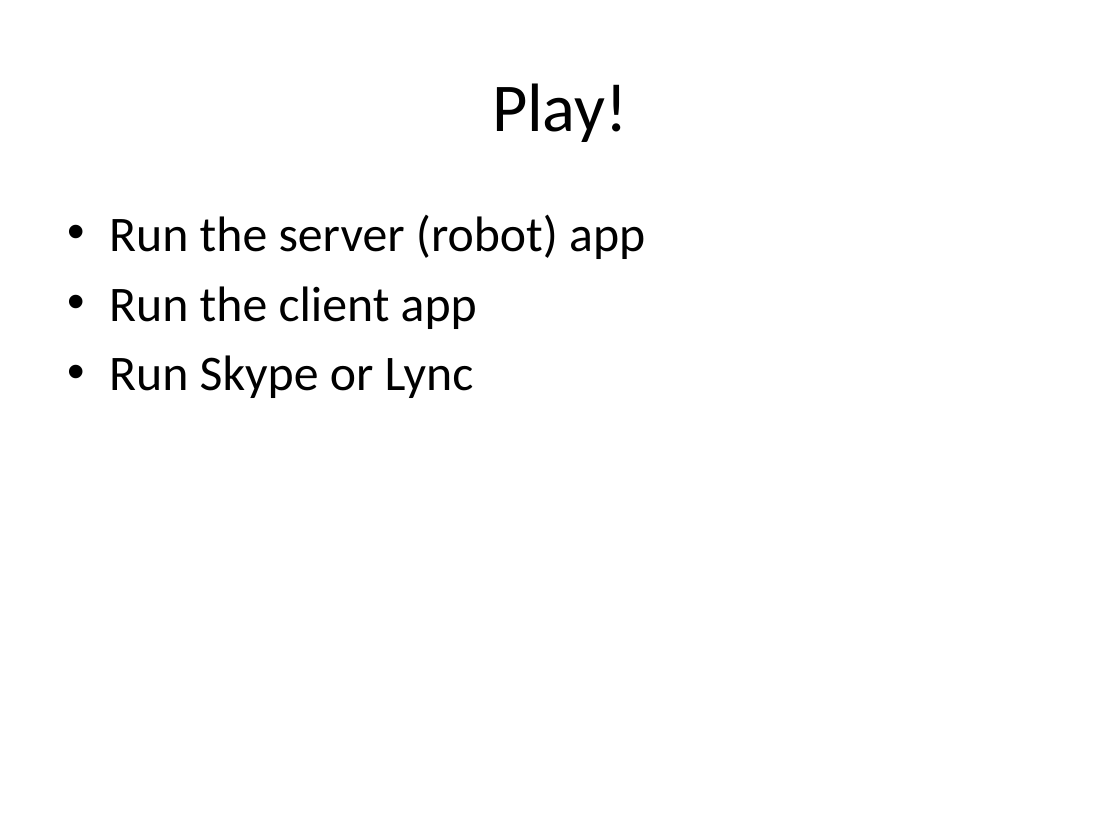
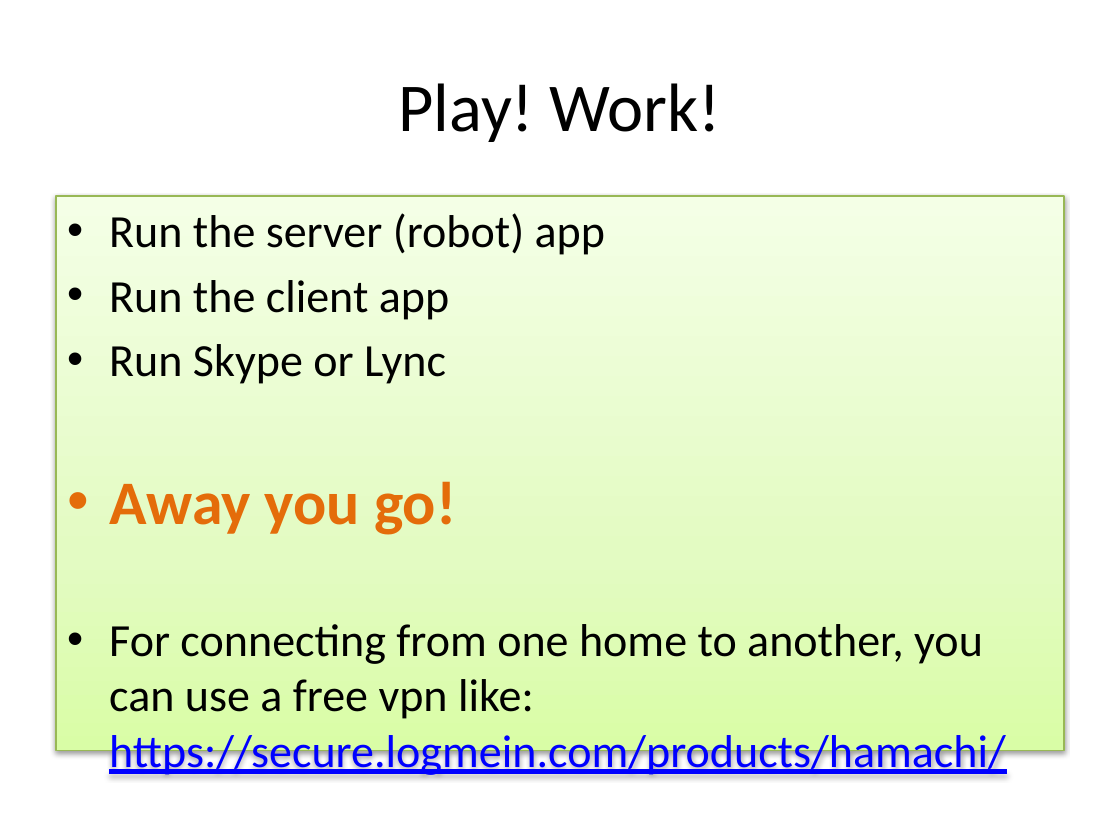
Before and after one commit to antfriend/Tele, a slide deck: slide 17 of Zoomba.pptx (slide 14 before the commit). Drawn at 1120x840 pixels with LibreOffice and Linux fonts; fonts in the diff are those of the drawing. Boxes give left, top, right and bottom in pixels: in the first picture for what was removed or moved away, otherwise in the second. Text is boxed around its words. In the diff, an @@ line names an element or a change of style, - is before the commit and + after.

Commit message:
ready

```diff
--- a/Zoomba.pptx
+++ b/Zoomba.pptx
@@ title at (398, 83, 721, 142): text changed @@
-Play!
+Play! Work!
@@ text "Run the server (robot) app": place and size @@
-text "Run the server (robot) app" at (109, 214, 645, 398)
+text "Run the server (robot) app" at (56, 196, 1064, 750)
@@ text "Run the server (robot) app" at (56, 196, 1064, 750): fill none to gradient #DAFDA7 to #E4FCC2 to #F5FFE7; outline none to #98B955 0.75 pt; shadow on @@
@@ text at (109, 213, 605, 384): size 32 to 29.6 pt in "Run the server (robot) app", "Run the client app", "Run Skype or Lync" @@
@@ text at (109, 481, 1006, 775): paragraphs added @@
+• Away you go!
+• For connecting from one home to another, you can use a free vpn like: https://secure.logmein.com/products/hamachi/
```
Also in this commit, not shown: 6 other slides changed, 5 slides added, 1 slide removed.
